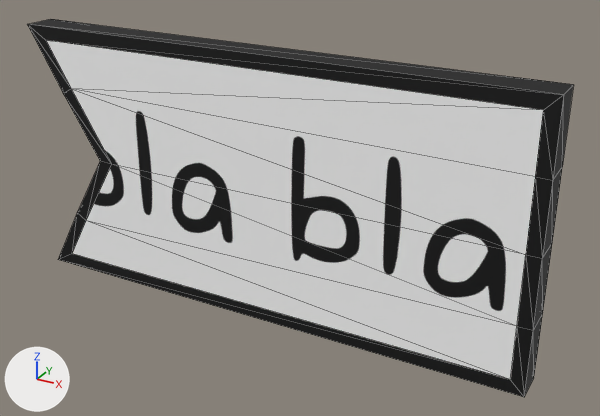
The glTF model Room_collabwt2/_CustomModels/mdl_poland_poempieces_5.gltf as it was, and as the next commit left it.
The view is the same before and after, from a 50 mm lens placed at (0.483, -0.6, 0.282), pointed at (0.156, -0.006, -0.015). Arrows for +X, +Y and +Z are at lower left; the lights stay in place. Mesh edges are drawn as thin lines. Where no turn or scale is listed for an object, it has been applied to the vertices. Vertices at the same position are counted once.
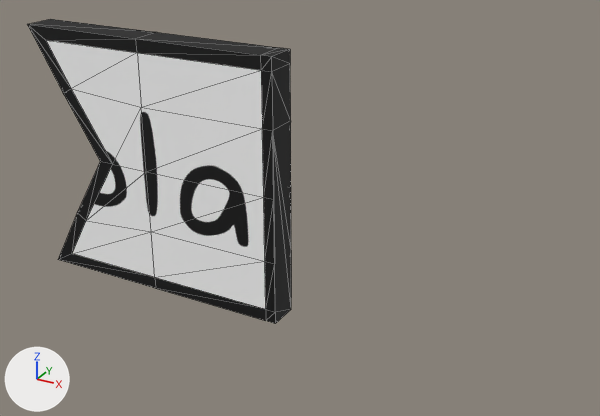
The edits, one by one:
me_plane_007 is used by ob_plane_007; location (0.0, 0.0, 0.0).
me_plane_007 had 40 vertices, 76 faces and spanned x -0.125..0.375, y -0.03..0.0, z -0.125..0.125.
me_plane_007 now has 62 vertices, 120 faces and spans x -0.125..0.144, y -0.03..0.0, z -0.125..0.125.
Part 1, on me_plane_007:
20 vertices are removed from x 0.362..0.375, y -0.03..0.0, z -0.125..0.125.
52 faces are deleted.
2 vertices move from x -0.036, y -0.03..0.0, z 0.0 to x -0.035, y -0.03..0.0, z 0.0.
32 vertices are added at x 0.005..0.144, y -0.03..0.0, z -0.125..0.125.
5 new vertices lie (0.0, 0.0, -0.05) away from vertices in x 0.005..0.144, y -0.03..0.0, z 0.112.
5 new vertices lie (0.0, 0.0, -0.062) away from vertices in x 0.005..0.144, y -0.03..0.0, z 0.062.
16 new faces join them, mat_material (picture img_tx_poland_blabla).
80 new faces join them, mat_material_001 (picture img_tx_poland_black).

Where the change shows, as pixel boxes [x1, y1, x2, y2] in the pictures (600 x 416 px):
'Plane.007', reshaped (52% narrower, 19% shorter): before [27, 19, 573, 397]; after [27, 19, 291, 324]
